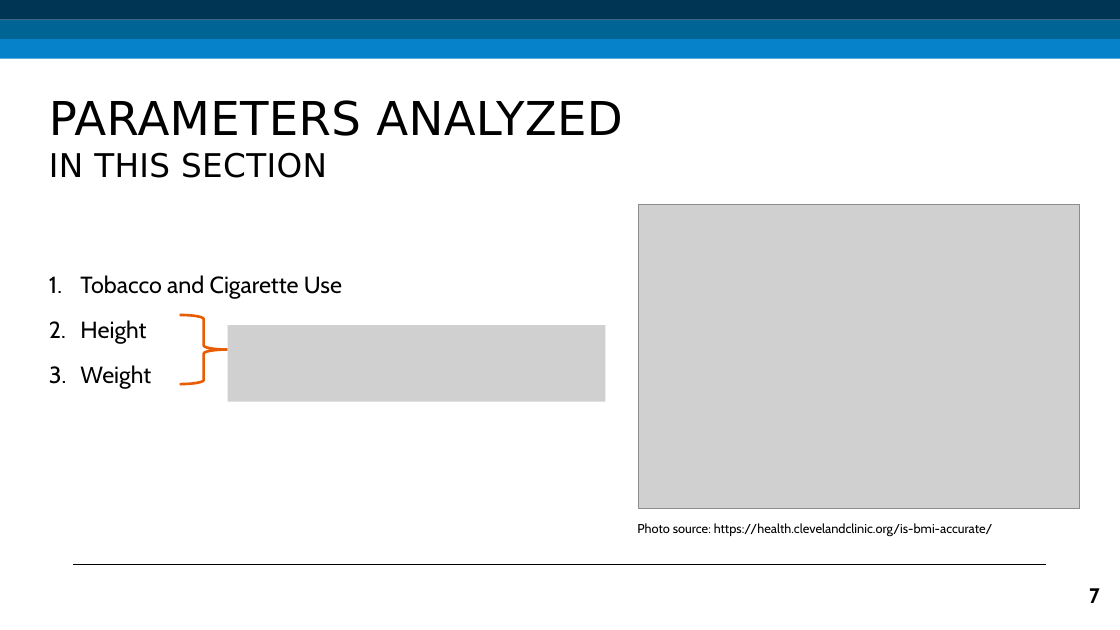
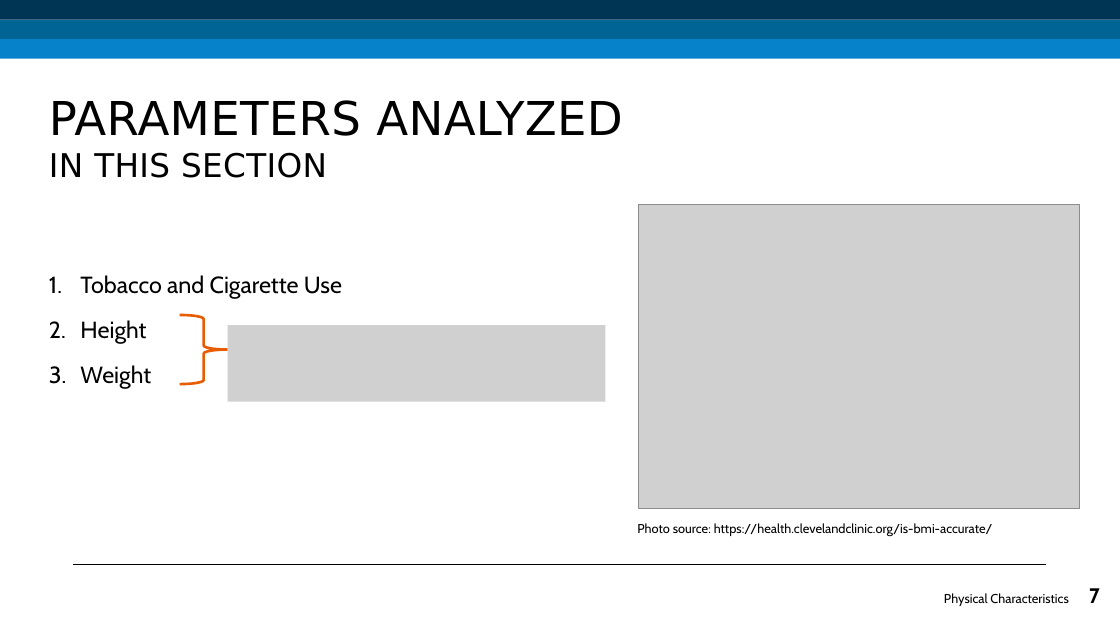
Before and after one commit to Abhijith-S-D/Pregnancy-Related_Complications_Mortality_in_US, a slide deck: slide 7 of presentation_materials/ece143-final_presentation.pptx. Drawn at 1120x630 pixels with LibreOffice and Linux fonts; fonts in the diff are those of the drawing; grey boxes stand for pictures. Boxes give left, top, right and bottom in pixels: in the first picture for what was removed or moved away, otherwise in the second. Text is boxed around its words. In the diff, an @@ line names an element or a change of style, - is before the commit and + after.

Commit message:
caught small error in ppt, updated

```diff
--- a/presentation_materials/ece143-final_presentation.pptx
+++ b/presentation_materials/ece143-final_presentation.pptx
@@ text added at [944,593,1068,606], 11 pt, text #000000 @@
+Physical Characteristics
```
Also in this commit, not shown: 1 other file.
